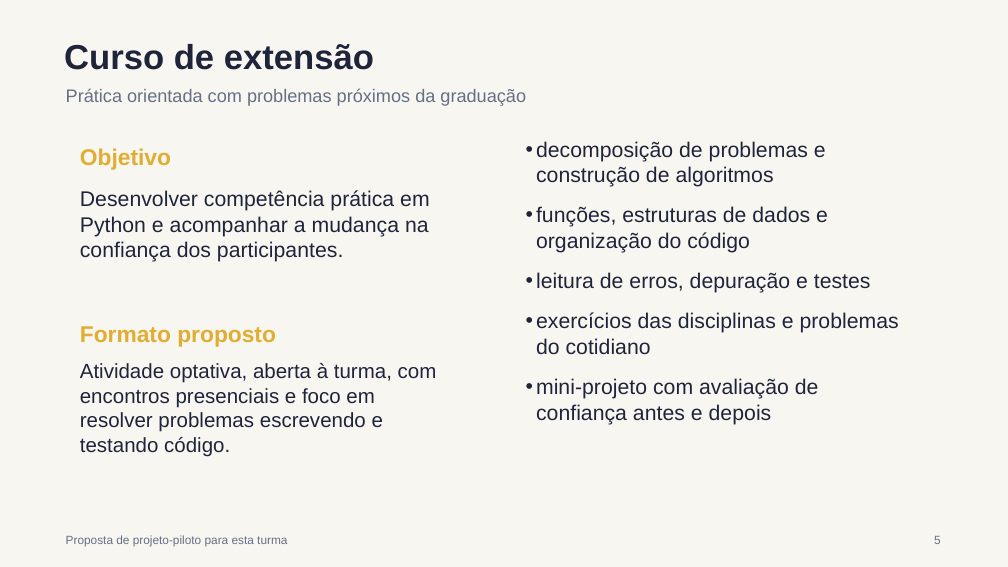
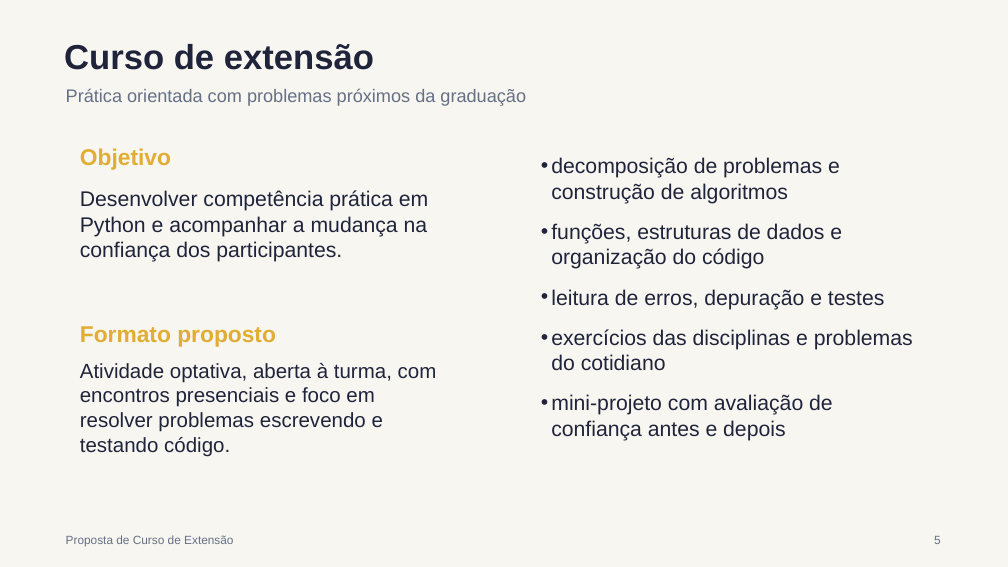
Before and after one commit to raphael-amaral/pitch-probabilidade-estatistica, a slide deck: slide 5 of output/presentation/pitch-curso-extensao-python-final.pptx. Drawn at 1008x567 pixels with LibreOffice and Linux fonts; fonts in the diff are those of the drawing. Boxes give left, top, right and bottom in pixels: in the first picture for what was removed or moved away, otherwise in the second. Text is boxed around its words. In the diff, an @@ line names an element or a change of style, - is before the commit and + after.

```diff
--- a/output/presentation/pitch-curso-extensao-python-final.pptx
+++ b/output/presentation/pitch-curso-extensao-python-final.pptx
@@ text "decomposição de problemas e construção ..." moved from (x1=536, y1=141, x2=899, y2=425) to (x1=551, y1=157, x2=913, y2=441) @@
@@ text at (x1=66, y1=535, x2=233, y2=547): text changed; size 11.2 to 11.3 pt @@
-Proposta de projeto-piloto para esta turma
+Proposta de Curso de Extensão
```
Also in this commit, not shown: 3 other slides changed, 2 slides added, 1 slide removed, 3 other files.
